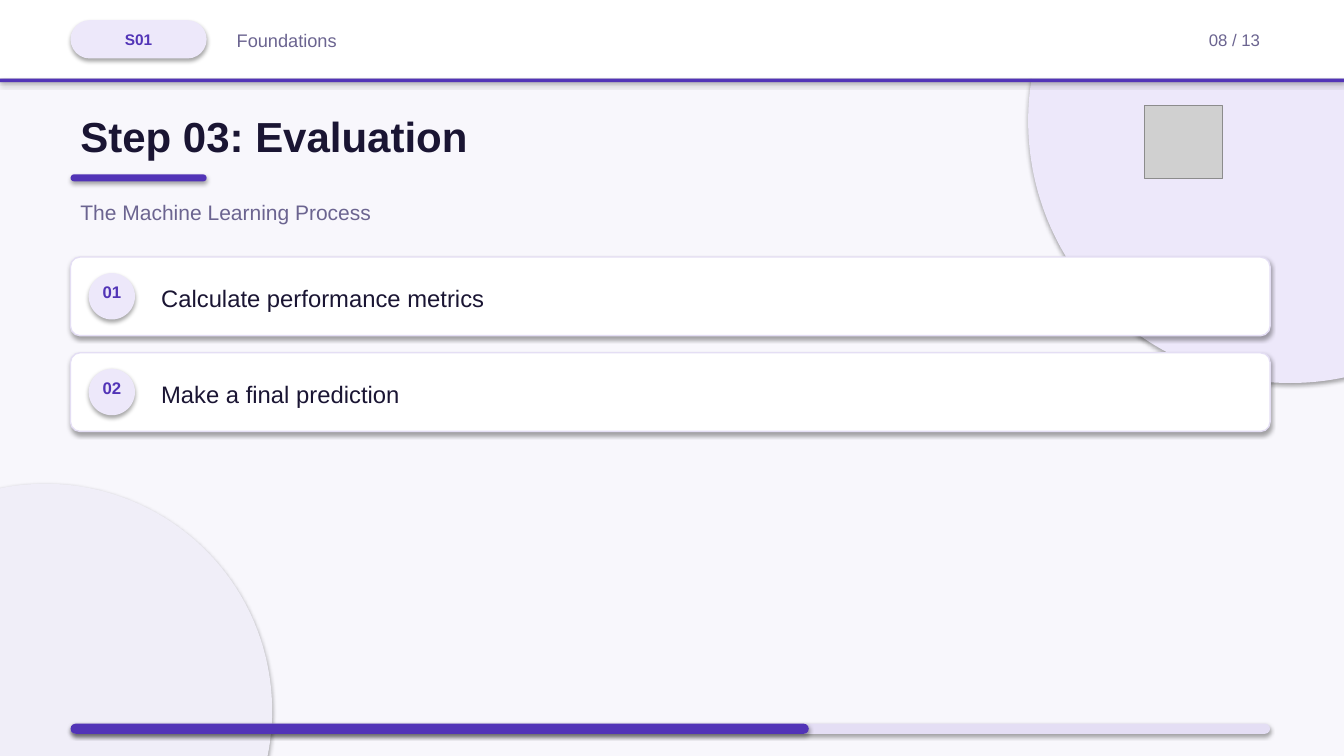
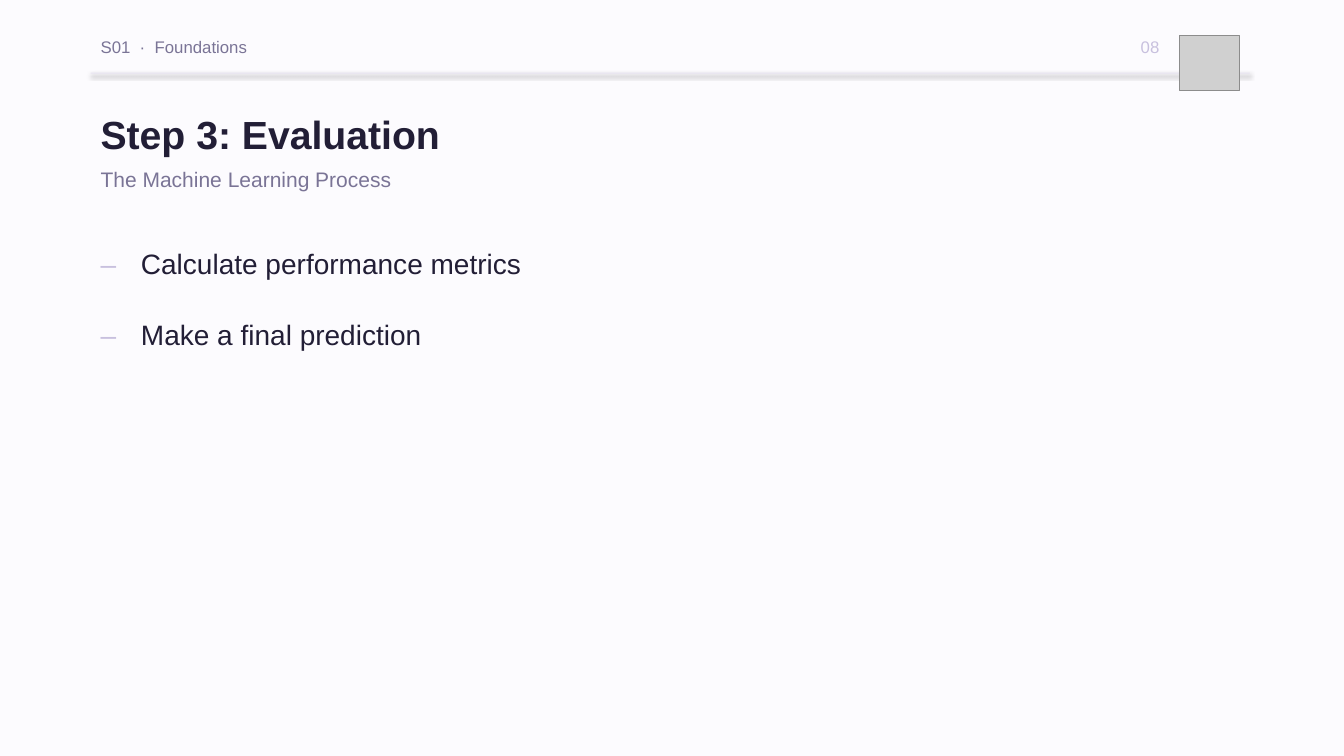
Before and after one commit to iksasa15/AI-ML, a slide deck: slide 8 of web-presentation/pdf-exports/Week1-Session1-Foundations.pptx. Drawn at 1344x756 pixels with LibreOffice and Linux fonts; fonts in the diff are those of the drawing; grey boxes stand for pictures. Boxes give left, top, right and bottom in pixels: in the first picture for what was removed or moved away, otherwise in the second. Text is boxed around its words. In the diff, an @@ line names an element or a change of style, - is before the commit and + after.

```diff
--- a/web-presentation/pdf-exports/Week1-Session1-Foundations.pptx
+++ b/web-presentation/pdf-exports/Week1-Session1-Foundations.pptx
@@ background #F8F7FC to #FCFBFE @@
@@ rounded rectangle removed at box(71, 20, 207, 58) @@
@@ ellipse removed at box(1028, 0, 1344, 383) @@
@@ text "S01 · Foundations" at box(101, 41, 247, 53): vertical alignment middle to top @@
@@ text at box(101, 41, 247, 53): text changed; size 13 to 12 pt; text colour #6B6490 to #7A7496 @@
-Foundations
+S01 · Foundations
@@ text removed at box(125, 34, 152, 45) @@
-S01
@@ text "08" at box(1141, 41, 1160, 53): vertical alignment middle to top @@
@@ text at box(1141, 41, 1160, 53): text changed; text colour #6B6490 to #C8C0DE @@
-08 / 13
+08
@@ picture: place and size @@
-picture at box(1144, 106, 1223, 178)
+picture at box(1180, 35, 1240, 91)
@@ rectangle removed at box(0, 79, 1344, 83) @@
@@ rectangle: place and size @@
-rectangle at box(0, 0, 1344, 79)
+rectangle at box(91, 73, 1250, 74)
@@ rectangle at box(91, 73, 1250, 74): fill #FFFFFF to #E8E4F2 @@
@@ text at box(101, 120, 440, 157): text changed; size 30 to 28 pt; text colour #1A1533 to #221E36 @@
-Step 03: Evaluation
+Step 3: Evaluation
@@ rounded rectangle removed at box(71, 174, 207, 181) @@
@@ text "The Machine Learning Process": place and size @@
-text "The Machine Learning Process" at box(80, 205, 371, 224)
+text "The Machine Learning Process" at box(101, 172, 391, 191)
@@ text "The Machine Learning Process" at box(101, 172, 391, 191): text colour #6B6490 to #7A7496 @@
@@ rounded rectangle removed at box(71, 257, 1270, 336) @@
@@ text added at box(91, 242, 126, 287), 20 pt, text #C8C0DE @@
+–
@@ text "Calculate performance metrics": place and size @@
-text "Calculate performance metrics" at box(161, 289, 484, 312)
+text "Calculate performance metrics" at box(141, 253, 521, 280)
@@ text "Calculate performance metrics" at box(141, 253, 521, 280): size 17 to 20 pt, text colour #1A1533 to #221E36; vertical alignment middle to top @@
@@ ellipse removed at box(89, 273, 135, 320) @@
@@ text removed at box(103, 286, 122, 298) @@
-01
@@ text added at box(91, 313, 126, 358), 20 pt, text #C8C0DE @@
+–
@@ text "Make a final prediction" at box(141, 324, 421, 350): size 17 to 20 pt, text colour #1A1533 to #221E36; vertical alignment middle to top @@
@@ text "Make a final prediction": place and size @@
-text "Make a final prediction" at box(161, 385, 399, 408)
+text "Make a final prediction" at box(141, 324, 421, 350)
@@ rounded rectangle removed at box(71, 353, 1270, 432) @@
@@ ellipse removed at box(89, 369, 135, 415) @@
@@ text removed at box(103, 382, 122, 394) @@
-02
@@ ellipse removed at box(0, 484, 272, 756) @@
@@ rounded rectangle removed at box(71, 724, 1270, 734) @@
@@ rounded rectangle removed at box(71, 724, 809, 734) @@
```
Also in this commit, not shown: 12 other slides changed, 3 other files.
